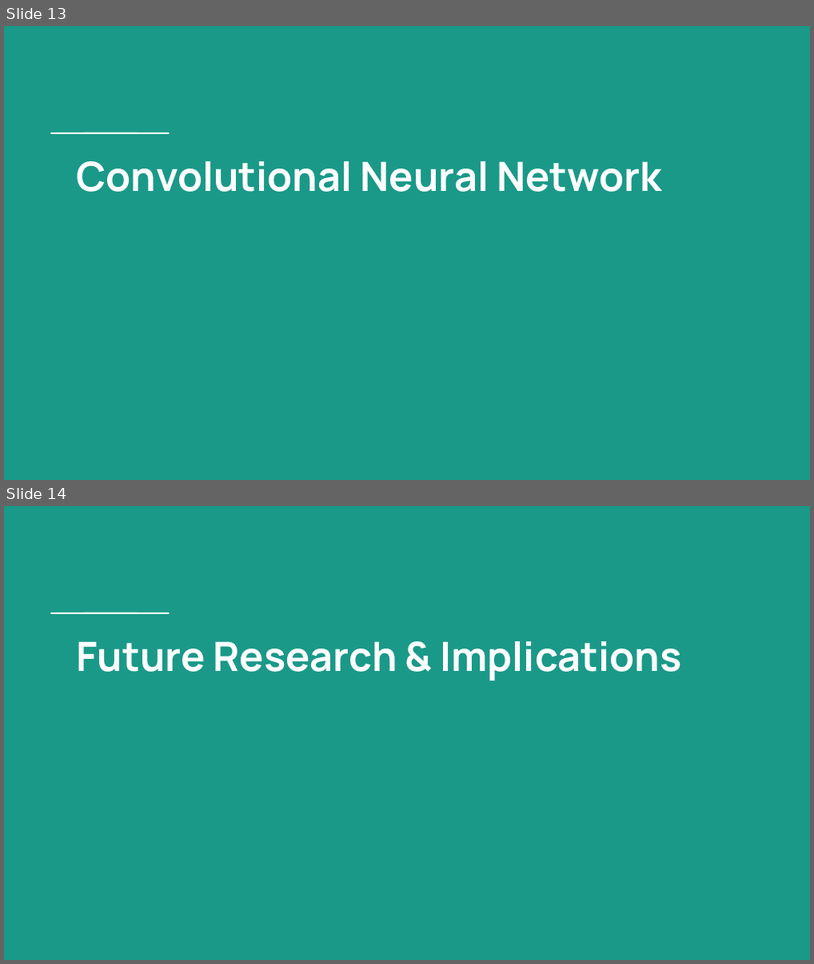
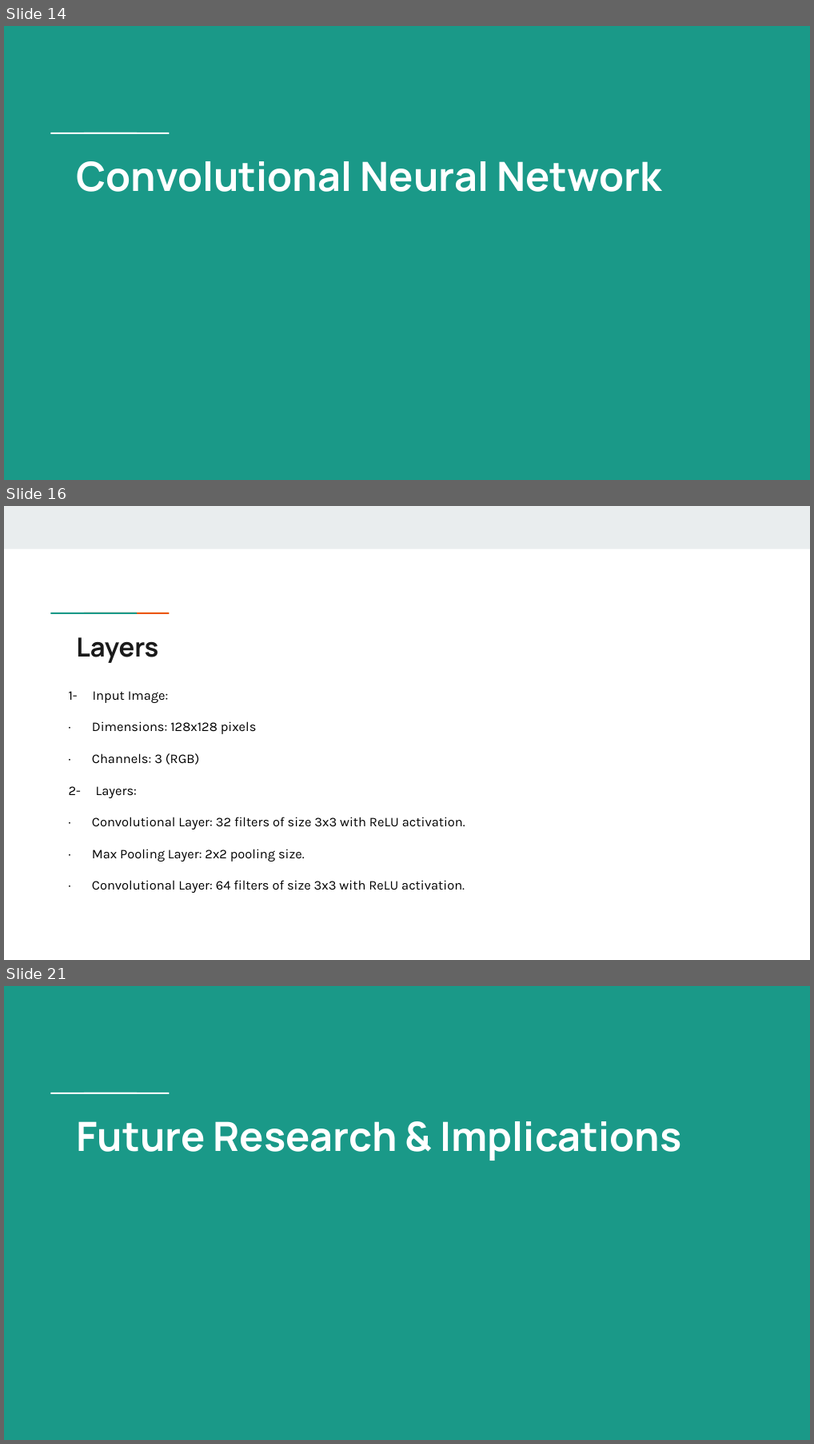
Before and after one commit to lisanvo/aai501-final-project, a slide deck: pptxslides.pptx. Shown one above the other, each under a label of ours: slides 13 and 14 before the commit, slides 14, 16 and 21 after it; the slides between them are not shown. The pictures are 814x964 and 814x1444 pixels, drawn with LibreOffice and Linux fonts; fonts in the diff are those of the drawing. Boxes give left, top, right and bottom in pixels: in the first picture for what was removed or moved away, otherwise in the second. Text is boxed around its words. In the diff, an @@ line names an element or a change of style, - is before the commit and + after.

```diff
--- a/pptxslides.pptx
+++ b/pptxslides.pptx
@@ slide 16 added at box(4, 506, 810, 960), background #FFFFFF @@
@@ rectangle added at box(4, 506, 810, 548), fill #E9EDEE @@
@@ rectangle added at box(78, 611, 110, 615), fill #1A9988 @@
@@ rectangle added at box(110, 611, 142, 615), fill #EB5600 @@
@@ title added at box(76, 637, 158, 663), 23.4 pt, text #1A1A1A, bold @@
+Layers
@@ text added at box(69, 691, 466, 892), 11.8 pt, text #000000 @@
+1- Input Image:
+· Dimensions: 128x128 pixels
+· Channels: 3 (RGB)
+2- Layers:
+· Convolutional Layer: 32 filters of size 3x3 with ReLU activation.
+· Max Pooling Layer: 2x2 pooling size.
+· Convolutional Layer: 64 filters of size 3x3 with ReLU activation.
@@ what was slide 13 is now slide 14 @@
@@ what was slide 14 is now slide 21 @@
```
Also in this commit, not shown: 8 slides changed, 11 other slides added, 4 slides removed.
